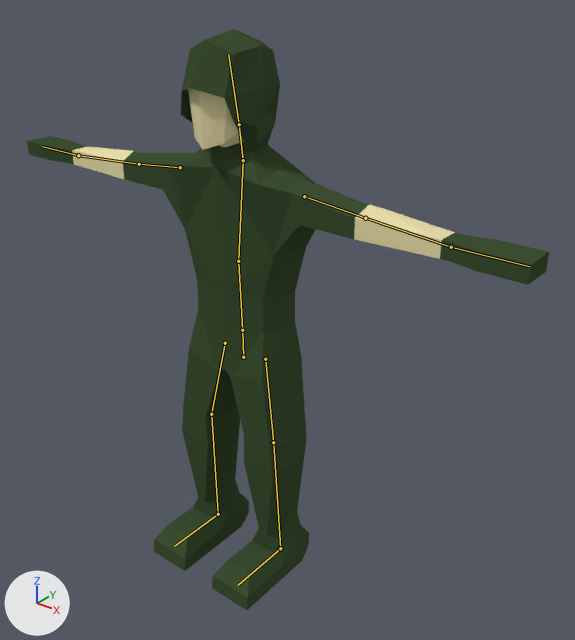
What one commit did to the Blender file Assets/3D/SimpleHuman.blend.
Rendered twice from a 50 mm lens placed at (1.67, -1.84, 1.27), pointed at (0.18, 0.02, 0.12). Arrows for +X, +Y and +Z are at lower left; the lights stay in place. The bones that bend it are drawn over the model as lines.

Objects in the first picture: 'Hood', 'HumanMesh'.
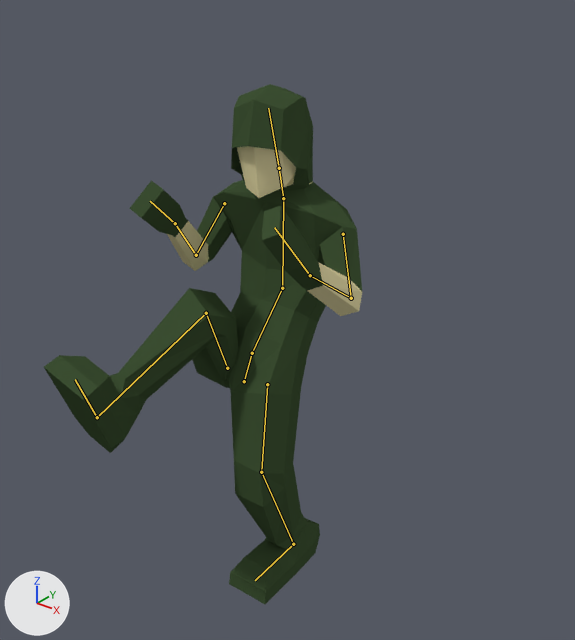
The newer file adds an action. The first version stands in its rest pose; the second is drawn at frame 9 of the action 'AttackB'.

Location of each change, (x1, y1, x2, y2) in pixels of the pictures (575 x 640 px):
'HumanMesh', posed (39% narrower, 12% shorter): before (27, 88, 549, 610); after (44, 146, 362, 604)
'Hood', posed (17% narrower, 11% shorter): before (181, 29, 280, 150); after (231, 84, 313, 191)
bone 'Pelvis', root to tip: before (243, 357) to (242, 330); after (244, 381) to (252, 353)
bone 'Stomach', root to tip: before (242, 330) to (238, 261); after (252, 353) to (282, 288)
bone 'Chest', root to tip: before (238, 261) to (243, 160); after (282, 288) to (283, 198)
bone 'UpperArm.r', root to tip: before (180, 167) to (139, 164); after (224, 203) to (196, 255)
bone 'LowerArm.r', root to tip: before (139, 164) to (78, 155); after (196, 255) to (175, 223)
bone 'UpperArm.l', root to tip: before (304, 196) to (365, 218); after (343, 234) to (351, 298)
bone 'LowerArm.l', root to tip: before (365, 218) to (451, 247); after (351, 298) to (310, 275)
bone 'Hand.l', root to tip: before (451, 247) to (529, 266); after (310, 275) to (274, 227)
bone 'Neck', root to tip: before (243, 160) to (239, 124); after (283, 198) to (279, 168)
bone 'UpperLeg.r', root to tip: before (225, 343) to (211, 414); after (227, 368) to (206, 313)
bone 'LowerLeg.r', root to tip: before (211, 414) to (218, 514); after (206, 313) to (97, 417)
bone 'UpperLeg.l', root to tip: before (265, 359) to (273, 442); after (267, 384) to (261, 472)
bone 'LowerLeg.l', root to tip: before (273, 442) to (280, 548); after (261, 472) to (293, 544)
bone 'Foot.l', root to tip: before (280, 548) to (238, 585); after (293, 544) to (255, 580)

The change in detail:
Bone 'Pelvis' (bone_pelvis) moves from (0.0, 0.0, 0.0) to (0.0, -0.1, 0.0).
Bone 'Pelvis' (bone_pelvis) turns from (0, 0, 0) to (25, 0, 0) degrees about its own x, y and z.
Bone 'Stomach' (bone_stomach) turns from (0, 0, 0) to (-20, 0, 0) degrees about its own x, y and z.
Bone 'Chest' (bone_chest) turns from (0, 0, 0) to (-50, 0, 0) degrees about its own x, y and z.
Bone 'UpperArm.r' (bone_upperarm_r) turns from (0, 0, 0) to (-35, -7, -63) degrees about its own x, y and z.
Bone 'LowerArm.r' (bone_lowerarm_r) turns from (0, 0, 0) to (-100, 0, 0) degrees about its own x, y and z.
Bone 'UpperArm.l' (bone_upperarm_l) turns from (0, 0, 0) to (-31, -18, 64) degrees about its own x, y and z.
Bone 'LowerArm.l' (bone_lowerarm_l) turns from (0, 0, 0) to (-85, 0, 0) degrees about its own x, y and z.
Bone 'Hand.l' (bone_hand_l) turns from (0, 0, 0) to (-30, 0, 0) degrees about its own x, y and z.
Bone 'Neck' (bone_neck) turns from (0, 0, 0) to (0, 15, 0) degrees about its own x, y and z.
Bone 'UpperLeg.r' (bone_upperleg_r) turns from (0, 0, 0) to (-125, 0, 0) degrees about its own x, y and z.
Bone 'LowerLeg.r' (bone_lowerleg_r) turns from (0, 0, 0) to (85, 0, 0) degrees about its own x, y and z.
Bone 'UpperLeg.l' (bone_upperleg_l) turns from (0, 0, 0) to (10, 0, 0) degrees about its own x, y and z.
Bone 'LowerLeg.l' (bone_lowerleg_l) turns from (0, 0, 0) to (35, 0, 0) degrees about its own x, y and z.
Bone 'Foot.l' (bone_foot_l) turns from (0, 0, 0) to (20, 0, 0) degrees about its own x, y and z.
